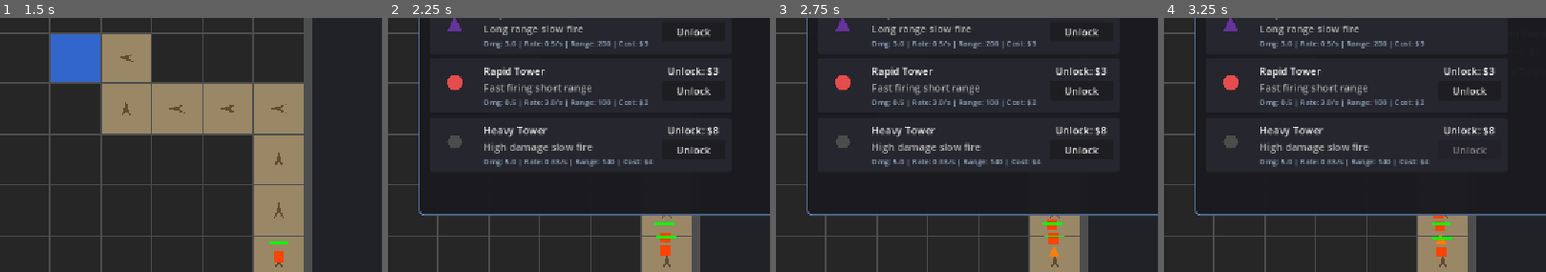
Above: before the commit, frames 1-4 (left to right).
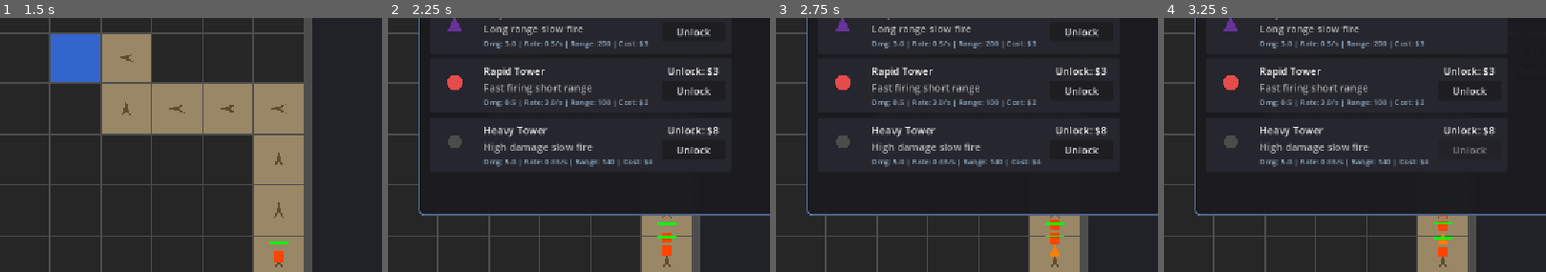
Above: after the commit, the same moments.

Repository: chaconeric-alt/Tower-Defense
Game: Godot game, scene res://scenes/main.tscn
Two runs of this game, one before a commit and one after it. Both use one fixed random seed, a clock stepped at 60 frames per second and the inputs below.
Inputs:
- Up to frame 1 (1.5 s): click "Easy (1 Path)" at 0.5 s; click "Start Wave" at 1.25 s
- Up to frame 2 (2.25 s): click "Tower Catalog" at 2 s
- Up to frame 3 (2.75 s): no input
- Up to frame 4 (3.25 s): click "Unlock" at 2.75 s
The pictures show only the part of the screen within x 21-71%, y 42-92%; the shares and areas given below are measured in that part.

Frame 1 is identical in both runs. In frame 2, less than 0.1% of the frame differs, in the area x 69-76%, y 80-94%; in frame 3, 0.1%; in frame 4, 0.2%, in the area x 70-76%, y 77-94%.

Commit message:
Fix enemy centering by using local position instead of global_position
The GameBoard is offset at (10, 42) in the scene, but path waypoints
are calculated in the game board's local coordinate space. Using
global_position caused enemies to be displaced by the board's offset.
Switch to position (local coords) so enemies align with cell centers.

https://claude.ai/code/session_013oxrzj2Z4Yj85FfnCiQAYx

Diff:
--- a/tower_defense/tower_defense/scripts/enemy.gd
+++ b/tower_defense/tower_defense/scripts/enemy.gd
@@ -65,7 +65,7 @@
 	world_path = path
 	path_index = 0
 	if world_path.size() > 0:
-		global_position = world_path[0]
+		position = world_path[0]
 		path_index = 1
 
 func _physics_process(delta: float):
@@ -79,12 +79,12 @@
 	var actual_speed = 40.0 * (speed / 3.0)
 	var step = actual_speed * delta
 
-	if global_position.distance_to(target_pos) <= step:
-		global_position = target_pos
+	if position.distance_to(target_pos) <= step:
+		position = target_pos
 		path_index += 1
 	else:
-		var direction = (target_pos - global_position).normalized()
-		global_position += direction * step
+		var direction = (target_pos - position).normalized()
+		position += direction * step
 
 func take_damage(amount: float):
 	if dead:
